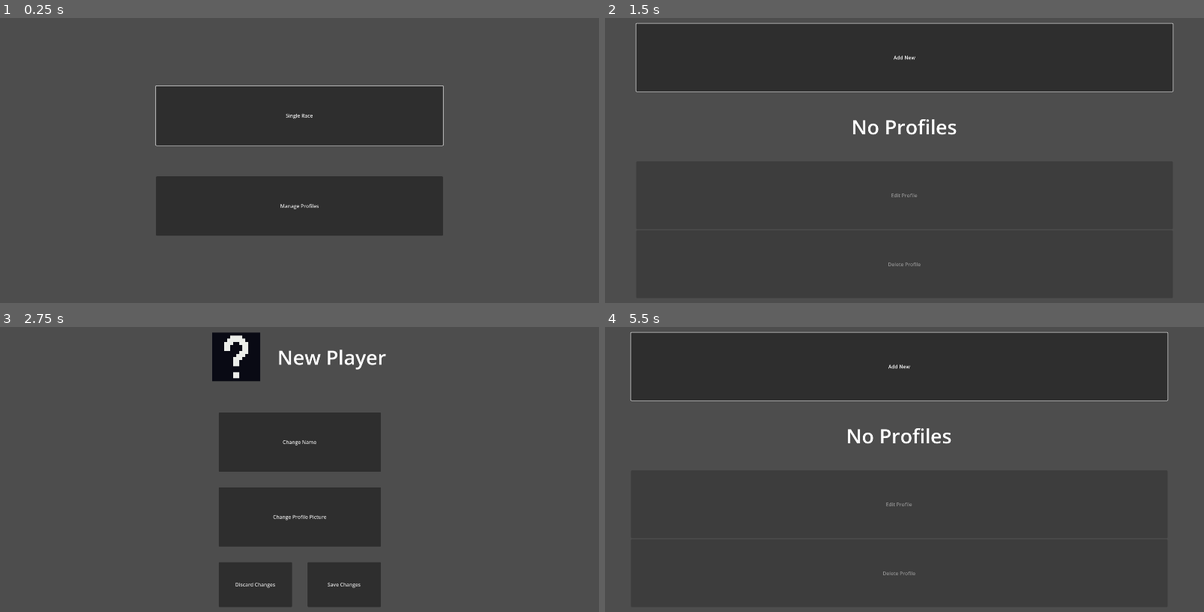
Above: before the commit, frames 1-4 (two rows, left to right).
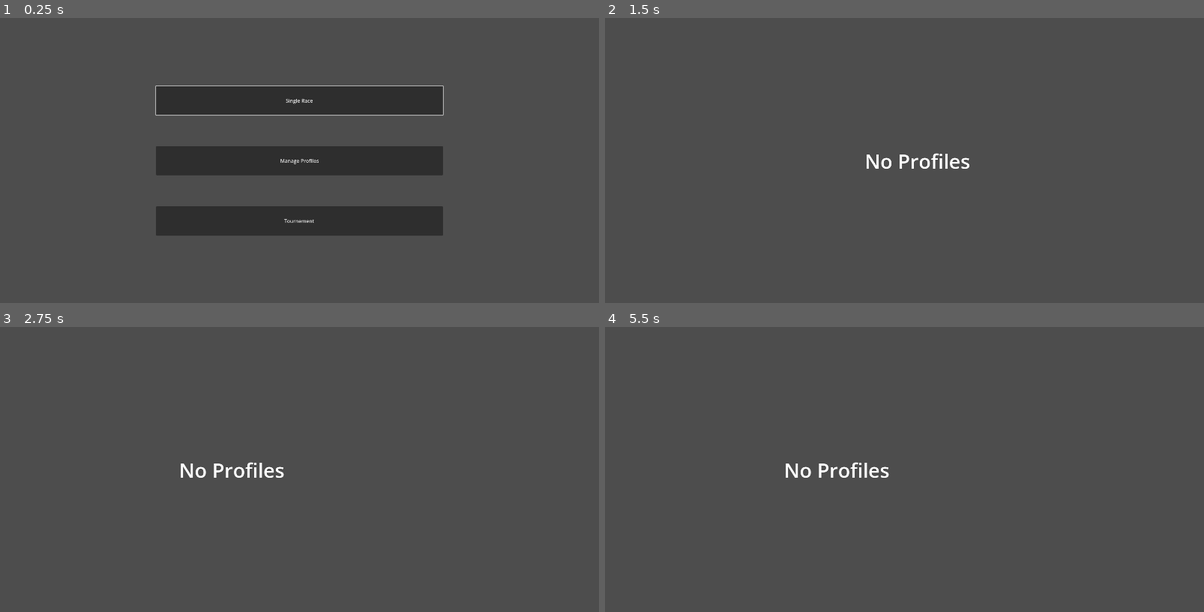
Above: after the commit, the same moments.

Repository: ethanbaedke/Race-Down-Roosevelt
Game: Godot game, scene res://game_manager.tscn
Two runs of this game, one before a commit and one after it. Both use one fixed random seed, a clock stepped at 60 frames per second and the inputs below.
Inputs (mouse positions are in pixels of both pictures, inside the frame that each line leads up to):
- Up to frame 1 (0.25 s): no input
- Up to frame 2 (1.5 s): click (904, 220) at 0.5 s, where only the run after the commit has a clickable "Tournement"; click (904, 114) at 1.25 s, where only the run after the commit has a clickable "New Tournement"
- Up to frame 3 (2.75 s): click (299, 366) at 2 s, where only the run before the commit has a clickable "Add New"
- Up to frame 4 (5.5 s): click (904, 441) at 2.75 s, where only the run before the commit has a clickable "Change Name"; click (904, 517) at 3.5 s, where only the run before the commit has a clickable "Change Profile Picture"; click (844, 509) at 4.27 s; click (862, 583) at 5 s, where only the run before the commit has a clickable "Discard Changes"

The runs differ from the first frame. In frame 1, 15% of the frame differs, in the area x 25-75%, y 28-72%; in frame 2, 23%; in frame 3, 17%; in frame 4, 23%, in the area x 4-95%, y 1-88%.

Commit message:
Added basic tournement start and setup menus.

Diff:
--- a/race-down-roosevelt/menus/main_menu.gd
+++ b/race-down-roosevelt/menus/main_menu.gd
@@ -2,9 +2,11 @@
 
 signal single_race_selected
 signal manage_profiles_selected
+signal tournement_selected
 
 @onready var _single_race_button:Button = $MarginContainer/HBoxContainer/SingleRaceButton
 @onready var _manage_profiles_button:Button = $MarginContainer/HBoxContainer/ManageProfilesButton
+@onready var _tournement_button:Button = $MarginContainer/HBoxContainer/Tournement
 
 func _ready() -> void:
 
@@ -14,3 +16,5 @@
 		single_race_selected.emit())
 	_manage_profiles_button.pressed.connect(func() -> void:
 		manage_profiles_selected.emit())
+	_tournement_button.pressed.connect(func() -> void:
+		tournement_selected.emit())
--- a/race-down-roosevelt/menus/main_menu.tscn
+++ b/race-down-roosevelt/menus/main_menu.tscn
@@ -36,3 +36,8 @@
 layout_mode = 2
 size_flags_vertical = 3
 text = "Manage Profiles"
+
+[node name="Tournement" type="Button" parent="MarginContainer/HBoxContainer" unique_id=29799646]
+layout_mode = 2
+size_flags_vertical = 3
+text = "Tournement"
--- a/race-down-roosevelt/menus/menu_manager.gd
+++ b/race-down-roosevelt/menus/menu_manager.gd
@@ -8,7 +8,9 @@
 	PLAYER_COUNT_SELECTION,
 	VEHICLE_SELECTION,
 	MANAGE_PROFILES,
-	EDIT_PROFILE
+	EDIT_PROFILE,
+	TOURNEMENT_START,
+	TOURNEMENT_SETUP,
 }
 
 const CAMERA_OFFSET:Vector2 = Vector2(1920.0 * 0.5, 1080.0 * 0.5)
@@ -23,12 +25,16 @@
 @onready var _vehicle_selection_4p_scene:PackedScene = preload("res://menus/vehicle_selection_4p.tscn")
 @onready var _manage_profiles_scene:PackedScene = preload("res://menus/manage_profiles.tscn")
 @onready var _edit_profile_scene:PackedScene = preload("res://menus/edit_profile.tscn")
+@onready var _tournement_start_scene:PackedScene = preload("res://menus/tournement_start.tscn")
+@onready var _tournement_setup_scene:PackedScene = preload("res://menus/tournement_setup.tscn")
 
 var _main_menu:MainMenu = null
 var _player_count_selection:PlayerCountSelection = null
 var _vehicle_selection:VehicleSelection = null
 var _manage_profiles:ManageProfiles = null
 var _edit_profile:EditProfile = null
+var _tournement_start:TournementStart = null
+var _tournement_setup:TournementSetup = null
 
 var game_state:GameState = null
 
@@ -72,6 +78,10 @@
 			new_menu = _setup_manage_profiles()
 		MenuType.EDIT_PROFILE:
 			new_menu = _setup_edit_profile()
+		MenuType.TOURNEMENT_START:
+			new_menu = _setup_tournement_start()
+		MenuType.TOURNEMENT_SETUP:
+			new_menu = _setup_tournement_setup()
 
 	if (new_menu != null):
 		_current_menu = new_menu
@@ -100,6 +110,7 @@
 	_main_menu = _main_menu_scene.instantiate()
 	_main_menu.single_race_selected.connect(_on_main_menu_single_race_selected)
 	_main_menu.manage_profiles_selected.connect(_on_main_menu_manage_profiles_selected)
+	_main_menu.tournement_selected.connect(_on_tournement_selected)
 	return _main_menu
 
 func _on_main_menu_single_race_selected() -> void:
@@ -109,6 +120,10 @@
 func _on_main_menu_manage_profiles_selected() -> void:
 
 	_go_to_new_menu(MenuType.MANAGE_PROFILES)
+
+func _on_tournement_selected() -> void:
+
+	_go_to_new_menu(MenuType.TOURNEMENT_START)
 
 #endregion
 
@@ -210,6 +225,41 @@
 
 #endregion
 
+#region Tournement Start
+
+func _setup_tournement_start() -> Control:
+
+	_tournement_start = _tournement_start_scene.instantiate()
+	_tournement_start.game_state = game_state
+	_tournement_start.back_requested.connect(_on_tournement_start_back_requested)
+	_tournement_start.new_tournement_requested.connect(_on_tournement_start_new_tournement_requested)
+	return _tournement_start
+
+func _on_tournement_start_back_requested() -> void:
+
+	_go_to_new_menu(MenuType.NONE, true)
+
+func _on_tournement_start_new_tournement_requested() -> void:
+
+	_go_to_new_menu(MenuType.TOURNEMENT_SETUP)
+
+#endregion
+
+#region Tournement Setup
+
+func _setup_tournement_setup() -> Control:
+
+	_tournement_setup = _tournement_setup_scene.instantiate()
+	_tournement_setup.game_state = game_state
+	_tournement_setup.back_requested.connect(_on_tournement_setup_back_requested)
+	return _tournement_setup
+
+func _on_tournement_setup_back_requested() -> void:
+
+	_go_to_new_menu(MenuType.NONE, true)
+
+#endregion
+
 func _ready() -> void:
 
 	if (game_state == null):
--- /dev/null
+++ b/race-down-roosevelt/menus/tournement_setup.gd
@@ -0,0 +1,64 @@
+class_name TournementSetup extends Control
+
+signal back_requested
+
+@onready var _included_profile_button_scene:PackedScene = preload("res://menus/tournement_setup_included_profile_button.tscn")
+
+@onready var _profile_selector:ProfileSelector = $MarginContainer/HBoxContainer/ProfileSelector
+@onready var _included_profiles:VBoxContainer = $MarginContainer/HBoxContainer/ScrollContainer/IncludedProfiles
+
+var game_state:GameState = null
+
+var _available_profiles:Array[Profile] = []
+
+func _on_profile_selected(profile:Profile) -> void:
+
+	# Remove the profile from the selector.
+	var profile_ind:int = _available_profiles.find(profile)
+	_available_profiles.remove_at(profile_ind)
+	_profile_selector.set_profiles(_available_profiles)
+
+	# Add the profile to the list of included profiles.
+	var button:Button = _included_profile_button_scene.instantiate()
+	button.text = profile.name
+	button.pressed.connect(func() -> void:
+		_remove_included_profile(profile, button))
+	_included_profiles.add_child(button)
+
+func _remove_included_profile(profile:Profile, profile_button:Button) -> void:
+
+	# Remove the profile from the list of included profiles.
+	_included_profiles.remove_child(profile_button)
+
+	# Add the profile back to the selector.
+	_available_profiles.append(profile)
+	_profile_selector.set_profiles(_available_profiles)
+
+func _ready() -> void:
+
+	if (game_state == null):
+		RdrLogger.fatal(self, _ready.get_method() + " expects class to have a reference to GameState.")
+		return
+
+	_available_profiles = game_state.save_data.profiles.duplicate()
+
+	_profile_selector.set_profiles(_available_profiles)
+	_profile_selector.profile_selected.connect(_on_profile_selected)
+
+func _unhandled_input(event: InputEvent) -> void:
+
+	# Ignore holding and releases.
+	if (event.is_echo() || !event.is_pressed()):
+		return
+
+	if (event is InputEventKey):
+
+		if (event.keycode == KEY_ESCAPE):
+			back_requested.emit()
+			get_viewport().set_input_as_handled()
+
+	elif (event is InputEventJoypadButton):
+
+		if (event.button_index == JOY_BUTTON_B):
+			back_requested.emit()
+			get_viewport().set_input_as_handled()
--- /dev/null
+++ b/race-down-roosevelt/menus/tournement_setup.tscn
@@ -0,0 +1,43 @@
+[gd_scene format=3 uid="uid://co0yr62ka0vtk"]
+
+[ext_resource type="Script" uid="uid://bfxek0hyytvr3" path="res://menus/tournement_setup.gd" id="1_7i231"]
+[ext_resource type="PackedScene" uid="uid://dp7f35xelw7qo" path="res://user_controls/profile_selector.tscn" id="2_1jmxu"]
+
+[node name="TournementSetup" type="Control" unique_id=126129394]
+layout_mode = 3
+anchors_preset = 15
+anchor_right = 1.0
+anchor_bottom = 1.0
+grow_horizontal = 2
+grow_vertical = 2
+script = ExtResource("1_7i231")
+
+[node name="MarginContainer" type="MarginContainer" parent="." unique_id=386132758]
+layout_mode = 1
+anchors_preset = 15
+anchor_right = 1.0
+anchor_bottom = 1.0
+grow_horizontal = 2
+grow_vertical = 2
+theme_override_constants/margin_left = 100
+theme_override_constants/margin_top = 100
+theme_override_constants/margin_right = 100
+theme_override_constants/margin_bottom = 100
+
+[node name="HBoxContainer" type="HBoxContainer" parent="MarginContainer" unique_id=29613361]
+layout_mode = 2
+
+[node name="ProfileSelector" parent="MarginContainer/HBoxContainer" unique_id=878384072 instance=ExtResource("2_1jmxu")]
+layout_mode = 2
+size_flags_horizontal = 3
+size_flags_stretch_ratio = 3.0
+
+[node name="ScrollContainer" type="ScrollContainer" parent="MarginContainer/HBoxContainer" unique_id=487530795]
+layout_mode = 2
+size_flags_horizontal = 3
+
+[node name="IncludedProfiles" type="VBoxContainer" parent="MarginContainer/HBoxContainer/ScrollContainer" unique_id=801566445]
+layout_mode = 2
+size_flags_horizontal = 3
+size_flags_vertical = 3
+theme_override_constants/separation = 20
--- /dev/null
+++ b/race-down-roosevelt/menus/tournement_setup_included_profile_button.tscn
@@ -0,0 +1,17 @@
+[gd_scene format=3 uid="uid://cmyfr26mxghck"]
+
+[sub_resource type="StyleBoxFlat" id="StyleBoxFlat_1jmxu"]
+content_margin_left = 20.0
+content_margin_top = 20.0
+content_margin_right = 20.0
+content_margin_bottom = 20.0
+corner_radius_top_left = 64
+corner_radius_top_right = 64
+corner_radius_bottom_right = 64
+corner_radius_bottom_left = 64
+
+[node name="Button" type="Button" unique_id=1953795787]
+theme_override_font_sizes/font_size = 32
+theme_override_styles/normal = SubResource("StyleBoxFlat_1jmxu")
+text = "New Player"
+text_overrun_behavior = 3
--- /dev/null
+++ b/race-down-roosevelt/menus/tournement_start.gd
@@ -0,0 +1,38 @@
+class_name TournementStart extends Control
+
+signal back_requested
+signal new_tournement_requested
+
+@onready var _new_tournement_button:Button = $MarginContainer/HBoxContainer/NewTournementButton
+@onready var _continue_tournement_button:Button = $MarginContainer/HBoxContainer/ContinueTournementButton
+
+var game_state:GameState = null
+
+func _ready() -> void:
+
+	if (game_state == null):
+		RdrLogger.fatal(self, _ready.get_method() + " expects class to have a reference to GameState.")
+		return
+
+	_new_tournement_button.pressed.connect(func() -> void:
+		new_tournement_requested.emit())
+
+	_continue_tournement_button.disabled = game_state.save_data.in_progress_tournements.size() == 0
+
+func _unhandled_input(event: InputEvent) -> void:
+
+	# Ignore holding and releases.
+	if (event.is_echo() || !event.is_pressed()):
+		return
+
+	if (event is InputEventKey):
+
+		if (event.keycode == KEY_ESCAPE):
+			back_requested.emit()
+			get_viewport().set_input_as_handled()
+
+	elif (event is InputEventJoypadButton):
+
+		if (event.button_index == JOY_BUTTON_B):
+			back_requested.emit()
+			get_viewport().set_input_as_handled()
--- /dev/null
+++ b/race-down-roosevelt/menus/tournement_start.tscn
@@ -0,0 +1,38 @@
+[gd_scene format=3 uid="uid://bi43jvaj45fe5"]
+
+[ext_resource type="Script" uid="uid://b1f61hkgiu4kn" path="res://menus/tournement_start.gd" id="1_mkcdf"]
+
+[node name="TournementStart" type="Control" unique_id=1000243007]
+layout_mode = 3
+anchors_preset = 15
+anchor_right = 1.0
+anchor_bottom = 1.0
+grow_horizontal = 2
+grow_vertical = 2
+script = ExtResource("1_mkcdf")
+
+[node name="MarginContainer" type="MarginContainer" parent="." unique_id=1358549182]
+layout_mode = 1
+anchors_preset = 15
+anchor_right = 1.0
+anchor_bottom = 1.0
+grow_horizontal = 2
+grow_vertical = 2
+theme_override_constants/margin_left = 500
+theme_override_constants/margin_top = 300
+theme_override_constants/margin_right = 500
+theme_override_constants/margin_bottom = 300
+
+[node name="HBoxContainer" type="VBoxContainer" parent="MarginContainer" unique_id=133251630]
+layout_mode = 2
+theme_override_constants/separation = 100
+
+[node name="NewTournementButton" type="Button" parent="MarginContainer/HBoxContainer" unique_id=2080273394]
+layout_mode = 2
+size_flags_vertical = 3
+text = "New Tournement"
+
+[node name="ContinueTournementButton" type="Button" parent="MarginContainer/HBoxContainer" unique_id=1720958562]
+layout_mode = 2
+size_flags_vertical = 3
+text = "Continue Tournement"
--- a/race-down-roosevelt/save_data.gd
+++ b/race-down-roosevelt/save_data.gd
@@ -1,6 +1,8 @@
 class_name SaveData extends Resource
 
 @export var profiles:Array[Profile] = []
+
+@export var in_progress_tournements:Array[TournementState] = []
 
 func save() -> void:
 
--- /dev/null
+++ b/race-down-roosevelt/tournement_state.gd
@@ -0,0 +1 @@
+class_name TournementState extends Resource
Not shown, added: race-down-roosevelt/menus/tournement_setup.gd.uid
Not shown, added: race-down-roosevelt/menus/tournement_start.gd.uid
Not shown, added: race-down-roosevelt/tournement_state.gd.uid
